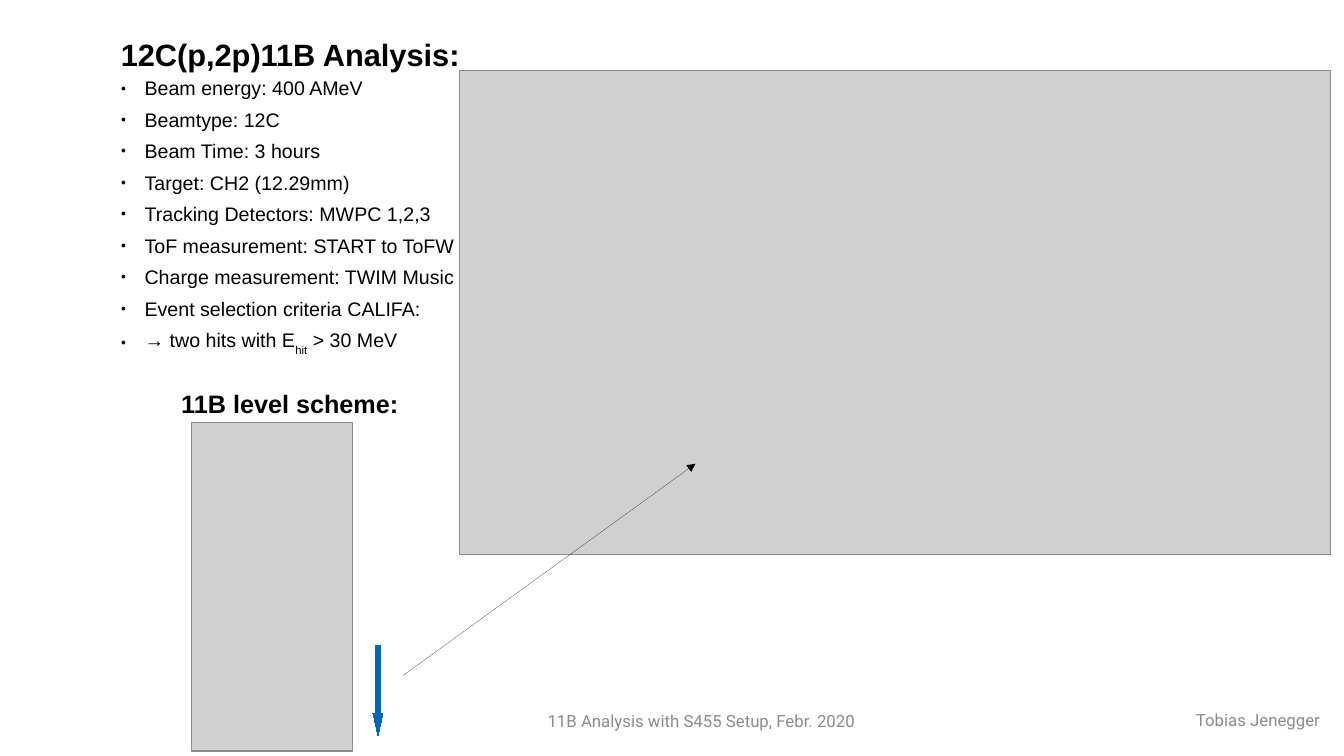
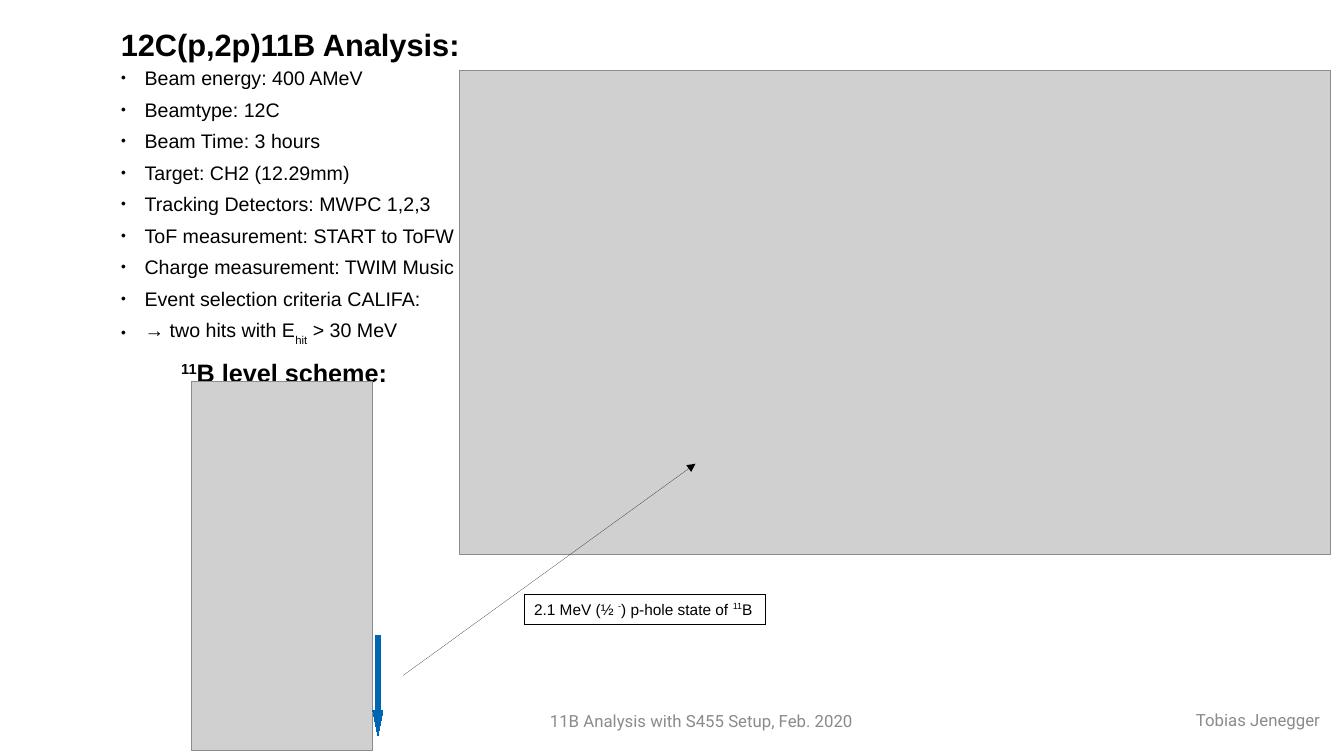
Before and after one commit to jenegger/r3b_week2020, a slide deck: slide 1 of gamma_spectrum.odp. Drawn at 1344x756 pixels with LibreOffice and Linux fonts; fonts in the diff are those of the drawing; grey boxes stand for pictures; background and template pictures are left out. Boxes give left, top, right and bottom in pixels: in the first picture for what was removed or moved away, otherwise in the second. Text is boxed around its words. In the diff, an @@ line names an element or a change of style, - is before the commit and + after.

```diff
--- a/gamma_spectrum.odp
+++ b/gamma_spectrum.odp
@@ text "12C(p,2p)11B Analysis:": place and size @@
-text "12C(p,2p)11B Analysis:" at (121, 43, 460, 348)
+text "12C(p,2p)11B Analysis:" at (121, 33, 460, 338)
@@ text "11B level scheme:": place and size @@
-text "11B level scheme:" at (181, 394, 398, 414)
+text "11B level scheme:" at (222, 362, 387, 388)
@@ text "11B level scheme:" at (222, 362, 387, 388): now superscript in "11B" @@
@@ picture: place and size @@
-picture at (192, 423, 353, 751)
+picture at (192, 382, 373, 751)
@@ rectangle added at (524, 595, 766, 625), outline #000000 0 pt, 11 pt, text #000000 @@
+2.1 MeV (½ -) p-hole state of 11B
@@ down arrow: place and size @@
-down arrow at (373, 645, 383, 736)
+down arrow at (373, 635, 383, 736)
@@ down arrow at (373, 635, 383, 736): proportions changed @@
@@ text at (550, 714, 853, 731): text changed @@
-11B Analysis with S455 Setup, Febr. 2020
+11B Analysis with S455 Setup, Feb. 2020
```
Also in this commit, not shown: 1 other file.
